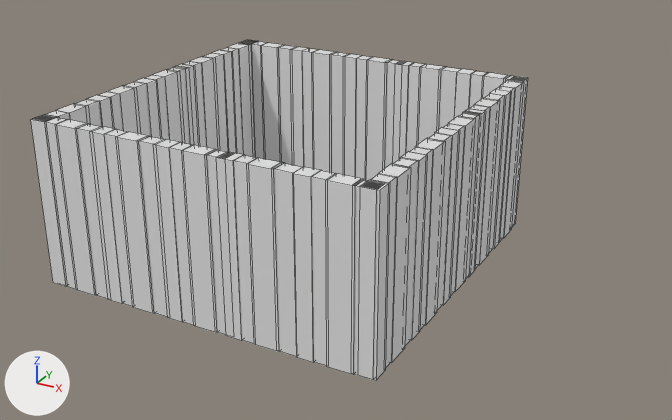
Two versions of the Blender file Resources/Json/mapWall.blend, one commit apart.
Before and after are seen from a camera (50 mm lens) standing at (37.8, -55.4, 25.8) and looking at (13.6, -11.4, 3.8). Arrows for +X, +Y and +Z are at lower left; the lights stay in place. Mesh edges are drawn as thin lines.
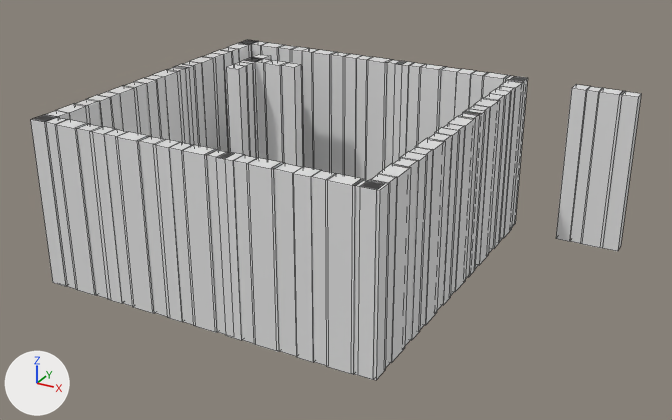
Location of each change, [x1, y1, x2, y2] in pixels of the pictures (672 x 420 px):
'Cube.006', shown
    after: [556, 84, 641, 251]
'Cube.003', added
    after: [250, 57, 303, 167]
    faces in mat_material_088 (white #e7e7e7): [281, 63, 303, 167]
    faces in mat_material_091 (white #e7e7e7): [263, 60, 289, 163]
    faces in mat_material_090 (white #e7e7e7): [255, 59, 272, 159]
'Cube.002', added
    after: [226, 54, 271, 158]
    faces in mat_material_086 (white #e7e7e7): [226, 64, 250, 156]
    faces in mat_material_085 (white #e7e7e7): [235, 62, 255, 157]
    faces in mat_material_084 (white #e7e7e7): [240, 57, 260, 158]

The change, as a diff of the scene's bpy script:
```diff
--- a/Resources/Json/mapWall.blend.py
+++ b/Resources/Json/mapWall.blend.py
@@ mat_material_089 @@
+mat_material_089 = principled_material('Material.089')
+mat_material_089.base_color = (0.8, 0.8, 0.8)  # white #e7e7e7
@@ mat_material_091 @@
+mat_material_091 = principled_material('Material.091')
+mat_material_091.base_color = (0.8, 0.8, 0.8)  # white #e7e7e7
@@ mat_material_088 @@
+mat_material_088 = principled_material('Material.088')
+mat_material_088.base_color = (0.8, 0.8, 0.8)  # white #e7e7e7
@@ mat_material_090 @@
+mat_material_090 = principled_material('Material.090')
+mat_material_090.base_color = (0.8, 0.8, 0.8)  # white #e7e7e7
@@ mat_material_086 @@
+mat_material_086 = principled_material('Material.086')
+mat_material_086.base_color = (0.8, 0.8, 0.8)  # white #e7e7e7
@@ mat_material_084 @@
+mat_material_084 = principled_material('Material.084')
+mat_material_084.base_color = (0.8, 0.8, 0.8)  # white #e7e7e7
@@ mat_material_085 @@
+mat_material_085 = principled_material('Material.085')
+mat_material_085.base_color = (0.8, 0.8, 0.8)  # white #e7e7e7
@@ mat_material_087 @@
+mat_material_087 = principled_material('Material.087')
+mat_material_087.base_color = (0.8, 0.8, 0.8)  # white #e7e7e7
@@ me_cube_008 @@
 me_cube_008.from_pydata(...)  # 32 vertices, 24 faces; spans x -6.1..1.0, y -1.18..1.18, z -1.0..1.0
 # used by ob_cube_006; location = (27.57, -0.5, 5.0); scale = (0.609, 0.425, 5.0)
+# me_cube_008 part 1: the whole mesh is scaled about its middle by (0.906, 1, 1), then moved by (-0.02, 0.0, 0.0)
 me_cube_008.materials.append(mat_material_020)
@@ me_cube_002 @@
+me_cube_002.from_pydata(...)  # a box spanning x -1.17..0.65, y -1.0..1.0, z -1.0..1.0, material slot 0; a box spanning x -5.79..-4.3, y -1.18..1.18, z -1.0..1.0, material slot 1; a box spanning x -4.38..-3.06, y -1.04..1.04, z -1.0..1.0, material slot 2; a box spanning x -3.17..-0.9, y -1.18..1.18, z -1.0..1.0, material slot 3
+me_cube_002.materials.append(mat_material_088)  # white #e7e7e7
+me_cube_002.materials.append(mat_material_089)  # white #e7e7e7
+me_cube_002.materials.append(mat_material_090)  # white #e7e7e7
+me_cube_002.materials.append(mat_material_091)  # white #e7e7e7
@@ me_cube_001 @@
+me_cube_001.from_pydata(...)  # a box spanning x -1.17..0.65, y -1.0..1.0, z -1.0..1.0, material slot 0; a box spanning x -5.79..-4.3, y -1.18..1.18, z -1.0..1.0, material slot 1; a box spanning x -4.38..-3.06, y -1.04..1.04, z -1.0..1.0, material slot 2; a box spanning x -3.17..-0.9, y -1.18..1.18, z -1.0..1.0, material slot 3
+me_cube_001.materials.append(mat_material_087)  # white #e7e7e7
+me_cube_001.materials.append(mat_material_086)  # white #e7e7e7
+me_cube_001.materials.append(mat_material_085)  # white #e7e7e7
+me_cube_001.materials.append(mat_material_084)  # white #e7e7e7
@@ ob_cube_006 @@
 ob_cube_006.scale = (0.609, 0.425, 5.0)
-ob_cube_006.hide_set(True)
@@ ob_cube_003 @@
+ob_cube_003 = bpy.data.objects.new('Cube.003', me_cube_002)
+ob_cube_003.location = (6.55, -4.5, 5.0)
+ob_cube_003.scale = (0.609, 0.425, 5.0)
@@ ob_cube_002 @@
+ob_cube_002 = bpy.data.objects.new('Cube.002', me_cube_001)
+ob_cube_002.location = (3.52, -3.46, 5.0)
+ob_cube_002.rotation_euler = (0.0, 0.0, 1.571)  # degrees (0, 0, 90)
+ob_cube_002.scale = (0.609, 0.425, 5.0)
```
